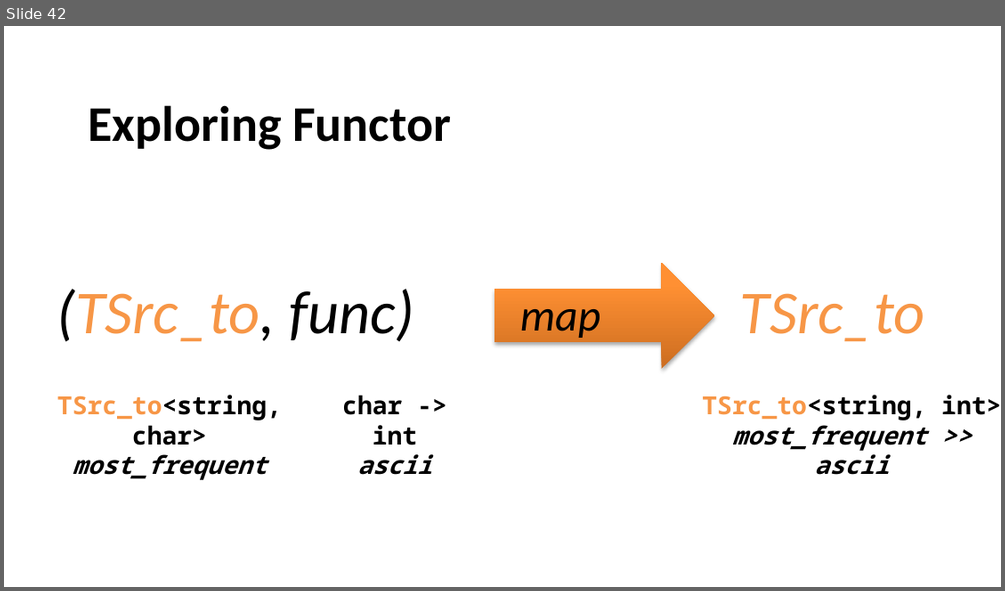
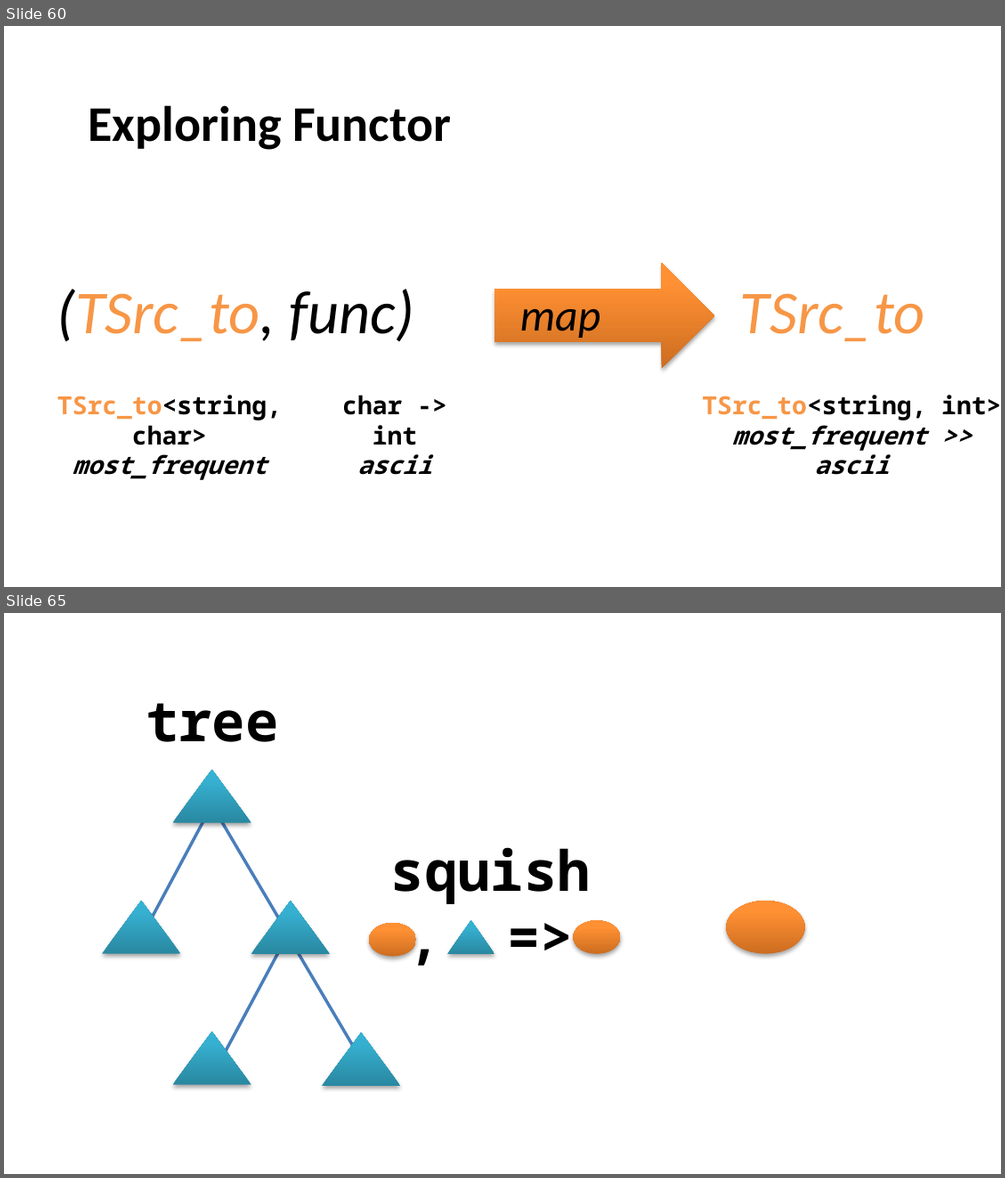
Before and after one commit to itowlson/zygo, a slide deck: How I learned to stop worrying and love the zygohistomorphic prepromorphism.pptx. Shown one above the other, each under a label of ours: slide 42 before the commit, slides 60 and 65 after it; the slides between them are not shown. The pictures are 1005x591 and 1005x1178 pixels, drawn with LibreOffice and Linux fonts; fonts in the diff are those of the drawing. Boxes give left, top, right and bottom in pixels: in the first picture for what was removed or moved away, otherwise in the second. Text is boxed around its words. In the diff, an @@ line names an element or a change of style, - is before the commit and + after.

```diff
--- a/How I learned to stop worrying and love the zygohistomorphic prepromorphism.pptx
+++ b/How I learned to stop worrying and love the zygohistomorphic prepromorphism.pptx
@@ slide 65 added at (4, 613, 1001, 1174), background #FFFFFF @@
@@ text added at (146, 703, 278, 742), 40 pt, text #000000, bold @@
+tree
@@ triangle added at (172, 770, 251, 822), fill gradient #2A88A2 to #37B1D2 to #34B4D6 @@
@@ line added from (212, 805) to (142, 937), #4B7EBC 2.25 pt @@
@@ line added from (212, 805) to (290, 938), #4B7EBC 2.25 pt @@
@@ text added at (391, 847, 591, 904), 40 pt, text #000000, bold @@
+squish
+, =>
@@ triangle added at (102, 901, 180, 954), fill gradient #2A88A2 to #37B1D2 to #34B4D6 @@
@@ triangle added at (251, 901, 330, 954), fill gradient #2A88A2 to #37B1D2 to #34B4D6 @@
@@ ellipse added at (726, 901, 804, 954), fill gradient #CC6E20 to #FF9034 to #FF9136 @@
@@ ellipse added at (369, 923, 416, 956), fill gradient #CC6E20 to #FF9034 to #FF9136 @@
@@ triangle added at (447, 920, 494, 953), fill gradient #2A88A2 to #37B1D2 to #34B4D6 @@
@@ ellipse added at (574, 920, 620, 953), fill gradient #CC6E20 to #FF9034 to #FF9136 @@
@@ line added from (287, 935) to (218, 1067), #4B7EBC 2.25 pt @@
@@ line added from (287, 935) to (366, 1068), #4B7EBC 2.25 pt @@
@@ triangle added at (172, 1031, 251, 1085), fill gradient #2A88A2 to #37B1D2 to #34B4D6 @@
@@ triangle added at (322, 1033, 401, 1086), fill gradient #2A88A2 to #37B1D2 to #34B4D6 @@
@@ what was slide 42 is now slide 60 @@
```
Also in this commit, not shown: 3 slides changed, 32 other slides added, 1 slide removed.
